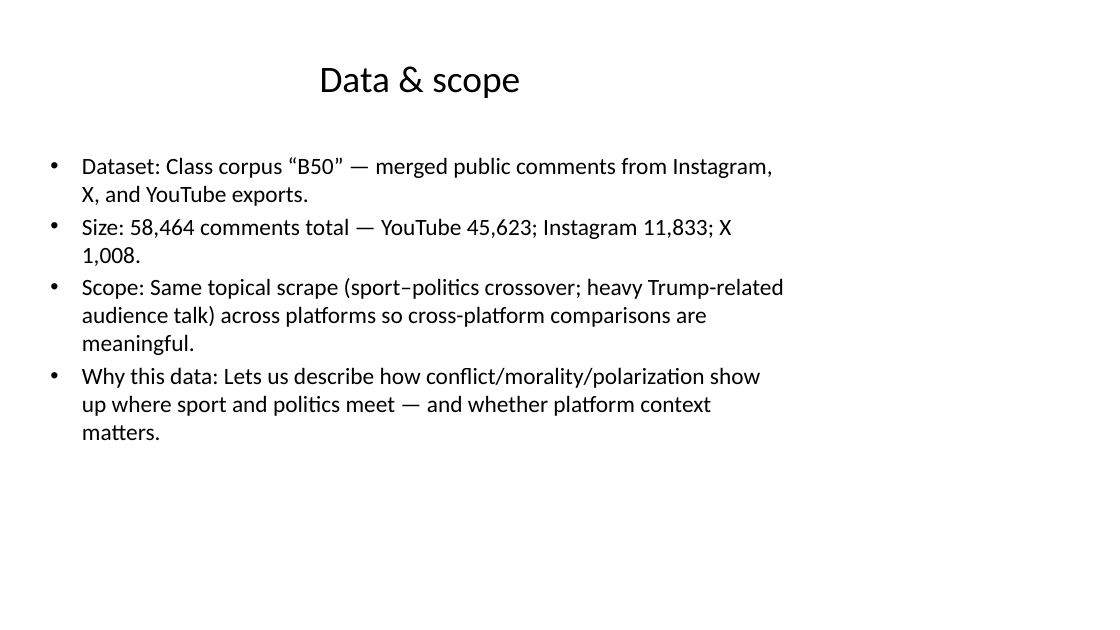
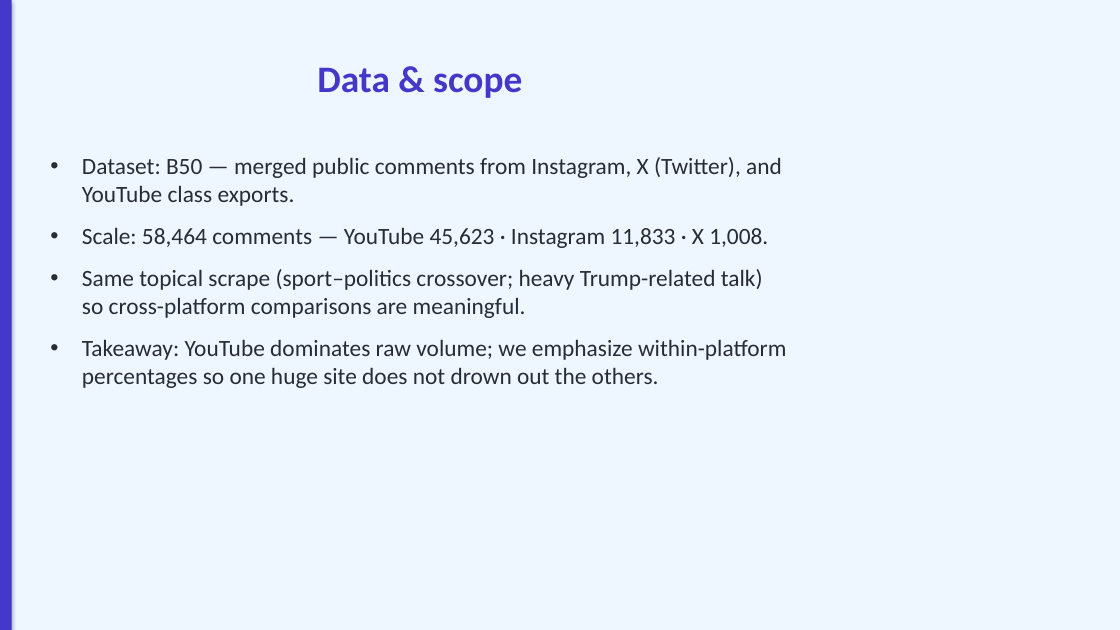
Before and after one commit to lizzyratcliff/Project-3-RWB, a slide deck: slide 3 of RWB_KIN7518_Presentation.pptx. Drawn at 1120x630 pixels with LibreOffice and Linux fonts; fonts in the diff are those of the drawing. Boxes give left, top, right and bottom in pixels: in the first picture for what was removed or moved away, otherwise in the second. Text is boxed around its words. In the diff, an @@ line names an element or a change of style, - is before the commit and + after.

```diff
--- a/RWB_KIN7518_Presentation.pptx
+++ b/RWB_KIN7518_Presentation.pptx
@@ background #FFFFFF to #EEF6FF @@
@@ rectangle added at <box>0,0,12,630</box>, fill #4338CA @@
@@ title "Data & scope" at <box>317,67,522,98</box>: text colour #000000 to #4338CA, bold on @@
@@ text at <box>82,157,786,388</box>: text changed; text colour #000000 to #282C34 @@
-• Dataset: Class corpus “B50” — merged public comments from Instagram, X, and YouTube exports.
-• Size: 58,464 comments total — YouTube 45,623; Instagram 11,833; X 1,008.
-• Scope: Same topical scrape (sport–politics crossover; heavy Trump-related audience talk) across platforms so cross-platform comparisons are meaningful.
-• Why this data: Lets us describe how conflict/morality/polarization show up where sport and politics meet — and whether platform context matters.
+• Dataset: B50 — merged public comments from Instagram, X (Twitter), and YouTube class exports.
+• Scale: 58,464 comments — YouTube 45,623 · Instagram 11,833 · X 1,008.
+• Same topical scrape (sport–politics crossover; heavy Trump-related talk) so cross-platform comparisons are meaningful.
+• Takeaway: YouTube dominates raw volume; we emphasize within-platform percentages so one huge site does not drown out the others.
```
Also in this commit, not shown: 6 other slides changed, 1 slide added, 2 other files.
